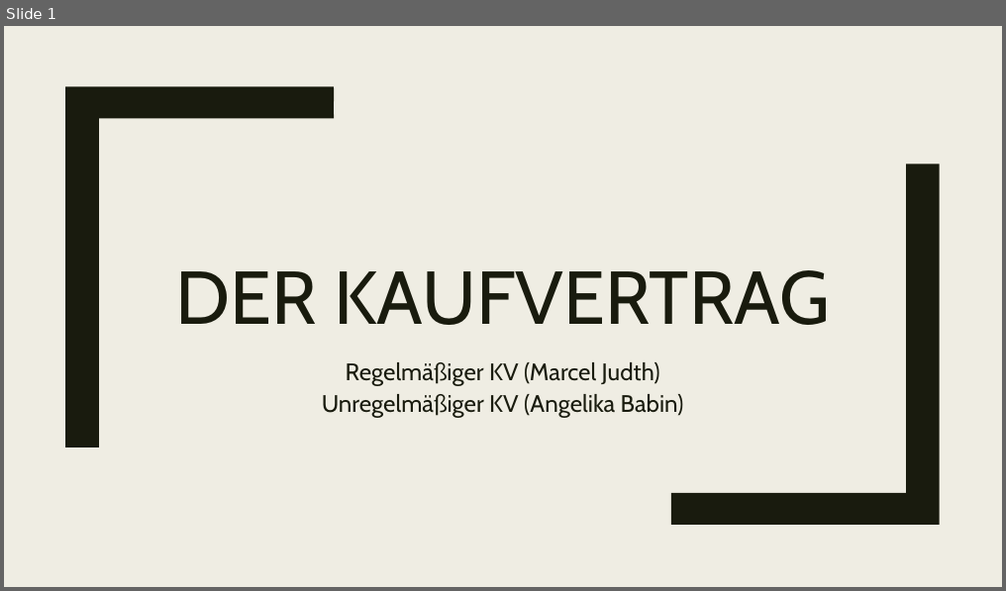
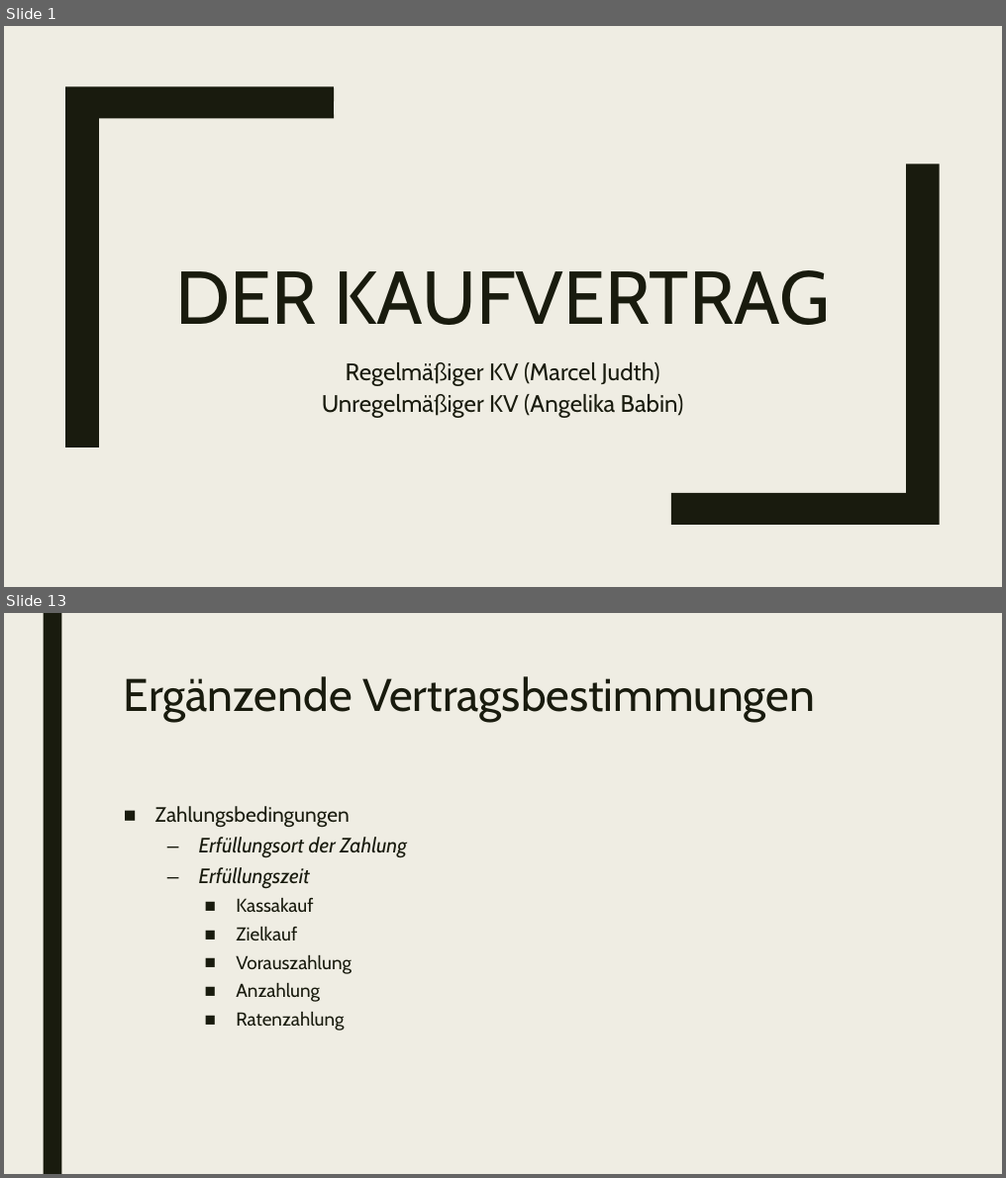
Before and after one commit to Judth34/Schule, a slide deck: 5.AHIFS/BWM2/Kaufvertrag_Referat.pptx. Shown one above the other, each under a label of ours: slide 1 before the commit, slides 1 and 13 after it; the slides between them are not shown. The pictures are 1006x591 and 1006x1178 pixels, drawn with LibreOffice and Linux fonts; fonts in the diff are those of the drawing. Boxes give left, top, right and bottom in pixels: in the first picture for what was removed or moved away, otherwise in the second. Text is boxed around its words. In the diff, an @@ line names an element or a change of style, - is before the commit and + after.

```diff
--- a/5.AHIFS/BWM2/Kaufvertrag_Referat.pptx
+++ b/5.AHIFS/BWM2/Kaufvertrag_Referat.pptx
@@ slide 13 added at (x1=4, y1=613, x2=1002, y2=1174), background #EFEDE3 @@
@@ rectangle added at (x1=43, y1=613, x2=61, y2=1174), fill #191B0E @@
@@ title added at (x1=124, y1=676, x2=815, y2=722), 44 pt, text #191B0E @@
+Ergänzende Vertragsbestimmungen
@@ text added at (x1=155, y1=806, x2=407, y2=1031), 20 pt, text #191B0E @@
+■ Zahlungsbedingungen
+  – Erfüllungsort der Zahlung
+  – Erfüllungszeit
+    ■ Kassakauf
+    ■ Zielkauf
+    ■ Vorauszahlung
+    ■ Anzahlung
+    ■ Ratenzahlung
```
Also in this commit, not shown: 19 other slides added, 2 slides removed, 8 other files.
